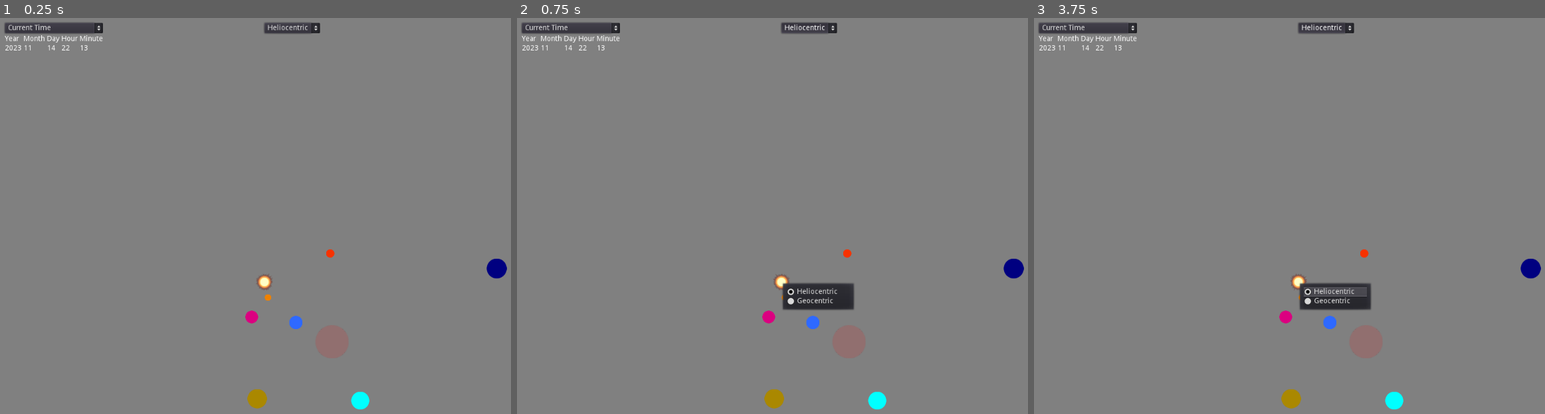
Above: before the commit, frames 1-3 (left to right).
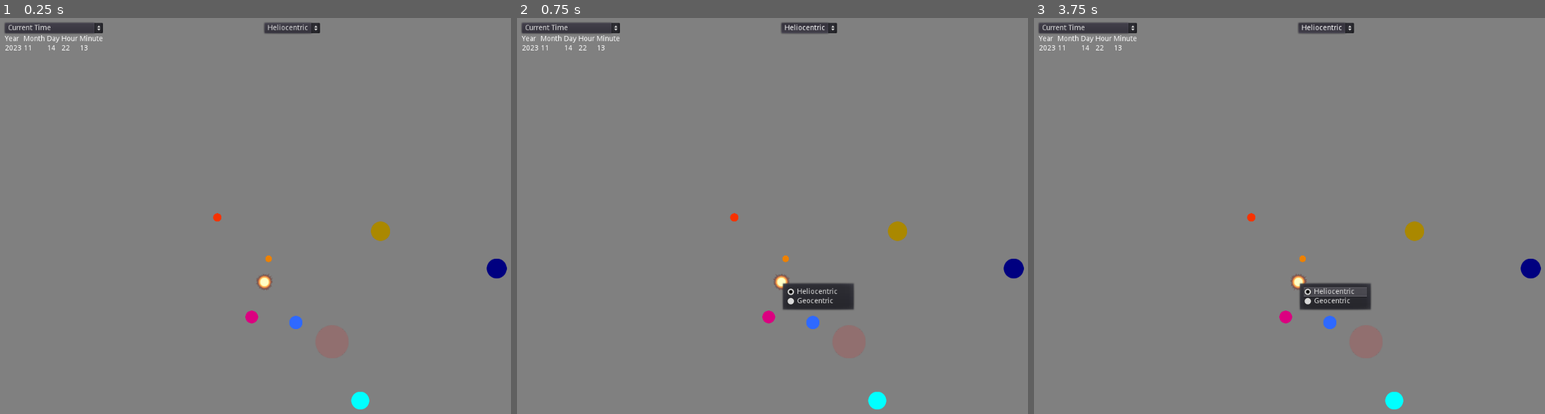
Above: after the commit, the same moments.

Repository: VoidMagick/KarmicStarTracker
Game: Godot game, scene res://Main.tscn
Same seed, same stepped clock (60 frames per second), same inputs: the game is played once before the commit and once after it.
Inputs (mouse positions are in pixels of both pictures, inside the frame that each line leads up to):
- Up to frame 1 (0.25 s): no input
- Up to frame 2 (0.75 s): click "Heliocentric" at 0.5 s
- Up to frame 3 (3.75 s): click "Current Time" at 1.25 s; tap Enter at 2, 3.5 s; move the mouse to (1417, 255) at 2.02 s; hold Right (ui_right) 2.03-2.75 s; hold Ctrl 2.03-2.75 s; click (1417, 255) at 2.17 s; tap Space at 2.75 s; drag from (1192, 307) to (1274, 386) at 2.77 s; move the mouse to (1350, 164) at 3.52 s; hold Right (ui_right) from 3.53 s (still down); hold Ctrl from 3.53 s (still down)

The runs differ from the first frame. In frame 1, 0.4% of the frame differs, in the area x 41-77%, y 49-99%; in frame 2, 0.4%; in frame 3, 0.4%.

Commit message:
Main.gd refactoring

Diff:
--- a/Main.gd
+++ b/Main.gd
@@ -96,18 +96,6 @@
 	"Uranus": Vector2(0.0,0.0),
 	"Neptune": Vector2(0.0,0.0)
 }
-var PosDraw = {
-	"Sun": Vector3(0.0,0.0,0.0),
-	"Earth": Vector3(0.0,0.0,0.0),
-	"Moon": Vector3(0.0,0.0,0.0),
-	"Mercury": Vector3(0.0,0.0,0.0),
-	"Venus": Vector3(0.0,0.0,0.0),
-	"Mars": Vector3(0.0,0.0,0.0),
-	"Jupiter": Vector3(0.0,0.0,0.0),
-	"Saturn": Vector3(0.0,0.0,0.0),
-	"Uranus": Vector3(0.0,0.0,0.0),
-	"Neptune": Vector3(0.0,0.0,0.0)
-}
 
 ### Date Ranges
 var customTimeDict = {
@@ -137,6 +125,11 @@
 	d_from_displayday()
 	get_orbital_elements(d)
 	calculate_and_draw_all(d)
+
+	## debug only
+	#interface_debug_orbit_elements()
+
+	pass
 
 func _process(_delta):
 	pass
@@ -215,7 +208,7 @@
 		"Mars": [
 			49.5574 + 0.0000211081 * dd,
 			1.8497,
-			286.5016 + 0.0000292961 * dd,
+			fposmod(286.5016 + 0.0000292961 * dd, 360),
 			1.523688,
 			0.093405,
 			fposmod(18.6021 + 0.5240207766 * dd, 360)
@@ -267,7 +260,7 @@
 
 	pass
 
-func fill_PosRSun_PosREarth(d):
+func fill_PosRSun_PosREarth():
 
 	## Calculate the sun's position relative to the earth
 	PosREarth["Sun"] = find_sun_position(Orbits["Sun"][0],Orbits["Sun"][1],Orbits["Sun"][2],Orbits["Sun"][3],Orbits["Sun"][4],Orbits["Sun"][5])
@@ -319,6 +312,7 @@
 			E0 = E1
 			E1 = E0 - (E0 - e * sin(E0) - M) / (1 - e*cos(E0))
 			#print("E0=",str(E0)," E1=",str(E1))
+		E = E1;
 
 	# Compute true anomaly
 	var xv = a * (cos(E) - e)
@@ -391,13 +385,13 @@
 	#BodySprite.set_material(load("res://Materials/planet.tres"))
 	pass
 
-func draw_system_heliocentric():
-	for body in Bodies:
-		get_node(body).set_position(PosRSun[body]*OrbitScales[body])
-
-func draw_system_geocentric():
-	for body in Bodies:
-		get_node(body).set_position(PosREarth[body]*OrbitScales[body])
+func draw_system():
+	if heliocentic:
+		for body in Bodies:
+			get_node(body).set_position(PosRSun[body]*OrbitScales[body])
+	else:
+		for body in Bodies:
+			get_node(body).set_position(PosREarth[body]*OrbitScales[body])
 
 func calculate_and_draw_all(dd):
 
@@ -405,7 +399,7 @@
 	ecl = 23.4393 - 0.0000003563*dd
 
 	## Calculate Positions
-	fill_PosRSun_PosREarth(dd)
+	fill_PosRSun_PosREarth()
 
 	## Draw All Bodies
 	draw_bodies()
@@ -454,61 +448,6 @@
 			newoptionbutton.add_item(str(option))
 		newoptionbutton.connect("item_selected",self,str("customTime",text))
 
-func customTimeYear(id):
-	print(str("Year: "),customTimeDict["Year"][id])
-	DisplayDay["Year"] = customTimeDict["Year"][id]
-	d_from_displayday()
-	get_orbital_elements(d)
-	fill_PosRSun_PosREarth(d)
-	if heliocentic:
-		draw_system_heliocentric()
-	else:
-		draw_system_geocentric()
-
-func customTimeMonth(id):
-	print(str("Month: "),customTimeDict["Month"][id])
-	DisplayDay["Month"] = customTimeDict["Month"][id]
-	d_from_displayday()
-	get_orbital_elements(d)
-	fill_PosRSun_PosREarth(d)
-	if heliocentic:
-		draw_system_heliocentric()
-	else:
-		draw_system_geocentric()
-
-func customTimeDay(id):
-	print(str("Day: "),customTimeDict["Day"][id])
-	DisplayDay["Day"] = customTimeDict["Day"][id]
-	d_from_displayday()
-	get_orbital_elements(d)
-	fill_PosRSun_PosREarth(d)
-	if heliocentic:
-		draw_system_heliocentric()
-	else:
-		draw_system_geocentric()
-
-func customTimeHour(id):
-	print(str("Hour: "),customTimeDict["Hour"][id])
-	DisplayDay["Hour"] = customTimeDict["Hour"][id]
-	d_from_displayday()
-	get_orbital_elements(d)
-	fill_PosRSun_PosREarth(d)
-	if heliocentic:
-		draw_system_heliocentric()
-	else:
-		draw_system_geocentric()
-
-func customTimeMinute(id):
-	print(str("Minute: "),customTimeDict["Minute"][id])
-	DisplayDay["Minute"] = customTimeDict["Minute"][id]
-	d_from_displayday()
-	get_orbital_elements(d)
-	fill_PosRSun_PosREarth(d)
-	if heliocentic:
-		draw_system_heliocentric()
-	else:
-		draw_system_geocentric()
-
 func interface_time_current():
 	var DateSelectGrid = get_node("MainDateGrid/DateSelectGrid")
 	delete_children(DateSelectGrid)
@@ -526,6 +465,49 @@
 		newlabel.set_name(str("Var",text))
 		newlabel.set_text(str(datetimeDict[text]))
 		DateSelectGrid.add_child(newlabel)
+
+	displayday_to_current()
+	d_from_displayday()
+
+func customTimeYear(id):
+#	print(str("Year: "),customTimeDict["Year"][id])
+	DisplayDay["Year"] = customTimeDict["Year"][id]
+	d_from_displayday()
+	get_orbital_elements(d)
+	fill_PosRSun_PosREarth()
+	draw_system()
+
+func customTimeMonth(id):
+#	print(str("Month: "),customTimeDict["Month"][id])
+	DisplayDay["Month"] = customTimeDict["Month"][id]
+	d_from_displayday()
+	get_orbital_elements(d)
+	fill_PosRSun_PosREarth()
+	draw_system()
+
+func customTimeDay(id):
+#	print(str("Day: "),customTimeDict["Day"][id])
+	DisplayDay["Day"] = customTimeDict["Day"][id]
+	d_from_displayday()
+	get_orbital_elements(d)
+	fill_PosRSun_PosREarth()
+	draw_system()
+
+func customTimeHour(id):
+#	print(str("Hour: "),customTimeDict["Hour"][id])
+	DisplayDay["Hour"] = customTimeDict["Hour"][id]
+	d_from_displayday()
+	get_orbital_elements(d)
+	fill_PosRSun_PosREarth()
+	draw_system()
+
+func customTimeMinute(id):
+#	print(str("Minute: "),customTimeDict["Minute"][id])
+	DisplayDay["Minute"] = customTimeDict["Minute"][id]
+	d_from_displayday()
+	get_orbital_elements(d)
+	fill_PosRSun_PosREarth()
+	draw_system()
 
 func interface_centric_selection():
 	var ChooseCentric = OptionButton.new()
@@ -539,10 +521,9 @@
 func change_centric(id):
 	if not id:
 		heliocentic = true
-		draw_system_heliocentric()
 	elif id:
 		heliocentic = false
-		draw_system_geocentric()
+	draw_system()
 
 func change_time(id):
 	if not id:
@@ -550,6 +531,29 @@
 	elif id:
 		interface_time_custom()
 
+func interface_debug_orbit_elements():
+	var debuggrid = GridContainer.new()
+	debuggrid.set_name("debuggrid")
+	add_child(debuggrid)
+	debuggrid.set_columns(7)
+	debuggrid.set_position(Vector2(-500,300))
+	for label in [" ","N","i","w","a","e","M"]:
+		var newlabel = Label.new()
+		newlabel.set_name(label)
+		newlabel.set_text(label)
+		debuggrid.add_child(newlabel)
+	for planet in Planets:
+		var newlabel = Label.new()
+		newlabel.set_name(str("Label",planet))
+		newlabel.set_text(planet)
+		debuggrid.add_child(newlabel)
+		for i in range(0,6):
+			var newnewlabel = Label.new()
+			newnewlabel.set_name(str(planet,"_",i))
+			newnewlabel.set_text(str(Orbits[planet][i]))
+			debuggrid.add_child(newnewlabel)
+	pass
+
 static func delete_children(node):
 	for n in node.get_children():
 		node.remove_child(n)
